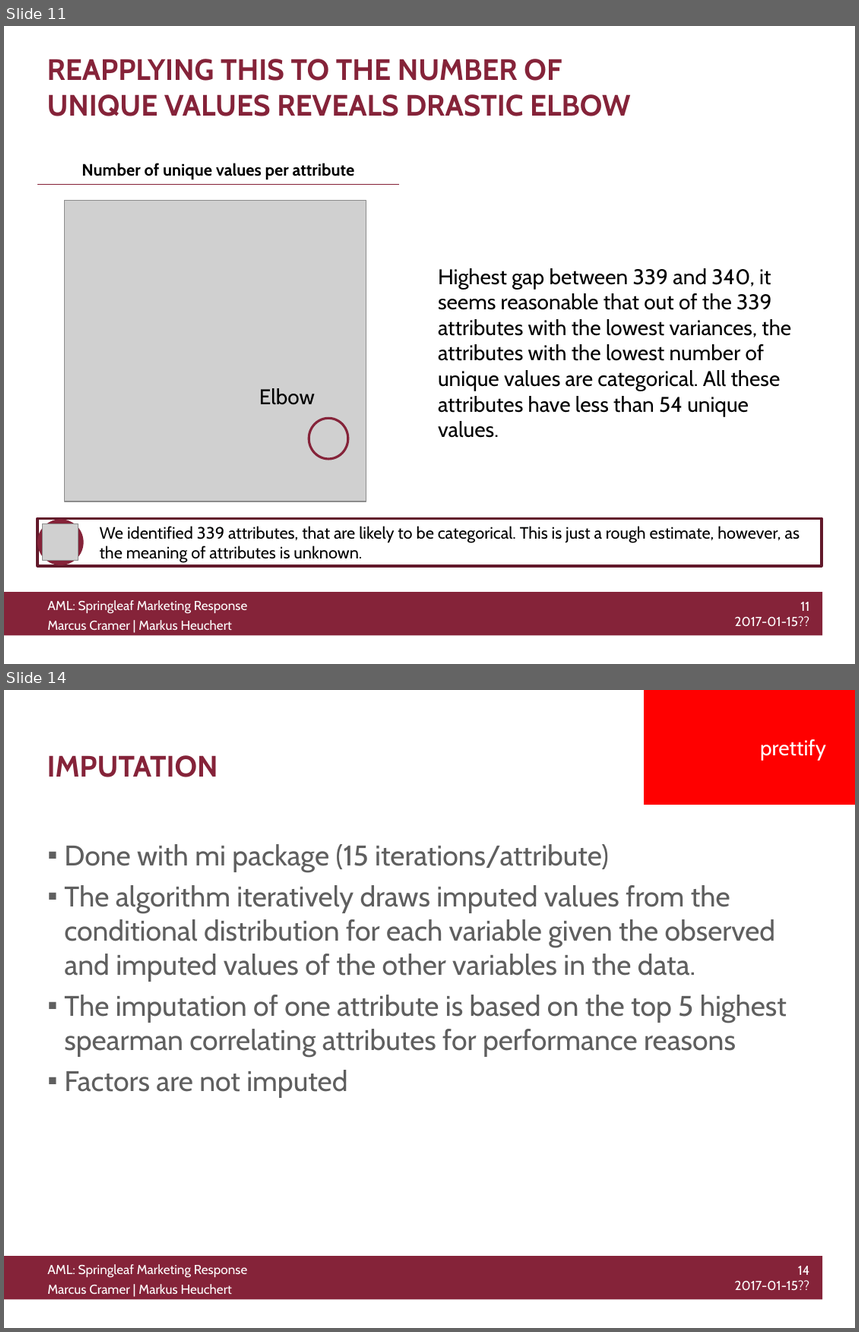
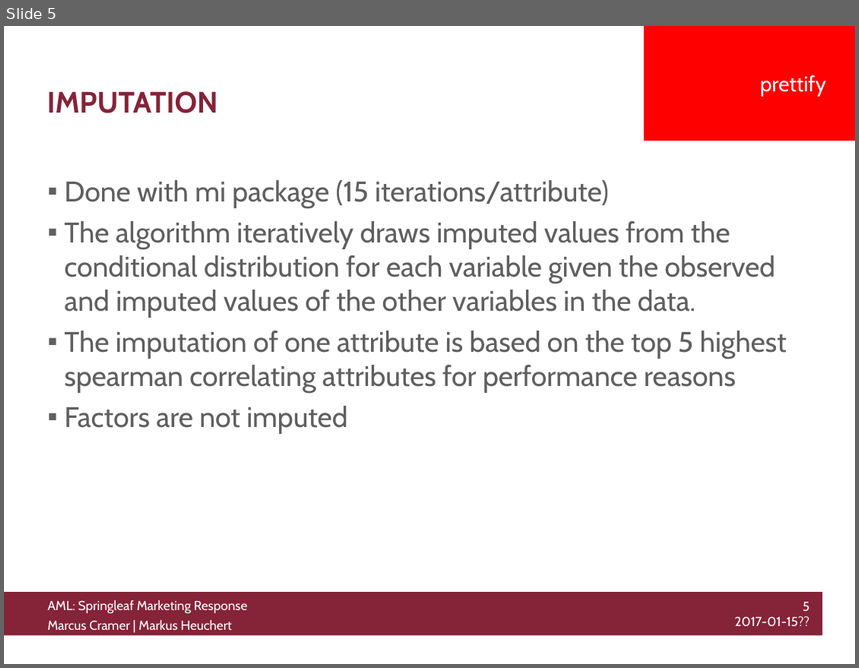
Before and after one commit to knusperman/AML_Springleaf, a slide deck: Presentation/presentation_outline.pptx. Shown one above the other, each under a label of ours: slides 11 and 14 before the commit, slide 5 after it; the slides between them are not shown. The pictures are 859x1332 and 859x668 pixels, drawn with LibreOffice and Linux fonts; fonts in the diff are those of the drawing; grey boxes stand for pictures; background and template pictures are left out. Boxes give left, top, right and bottom in pixels: in the first picture for what was removed or moved away, otherwise in the second. Text is boxed around its words. In the diff, an @@ line names an element or a change of style, - is before the commit and + after.

```diff
--- a/Presentation/presentation_outline.pptx
+++ b/Presentation/presentation_outline.pptx
@@ slide 11 removed at bbox=[4, 26, 855, 664], background #FFFFFF; not listed: 3 template elements that a slide beside it also shows @@
@@ title removed at bbox=[47, 59, 630, 116] @@
-REAPPLYING THIS TO THE NUMBER OF UNIQUE VALUES REVEALS DRASTIC ELBOW
@@ line removed from (37, 184) to (400, 184) @@
@@ text removed at bbox=[82, 163, 355, 180] @@
-Number of unique values per attribute
@@ picture removed at bbox=[65, 201, 366, 502] @@
@@ text removed at bbox=[438, 268, 791, 438] @@
-Highest gap between 339 and 340, it seems reasonable that out of the 339 attributes with the lowest variances, the attributes with the lowest number of unique values are categorical. All these attributes have less than 54 unique values.
@@ text removed at bbox=[259, 389, 315, 405] @@
-Elbow
@@ ellipse removed at bbox=[309, 418, 348, 459] @@
@@ rectangle removed at bbox=[37, 518, 822, 566] @@
@@ ellipse removed at bbox=[37, 520, 83, 566] @@
@@ picture removed at bbox=[42, 525, 78, 560] @@
@@ text removed at bbox=[100, 526, 800, 563] @@
-We identified 339 attributes, that are likely to be categorical. This is just a rough estimate, however, as the meaning of attributes is unknown.
@@ what was slide 14 is now slide 5 @@
@@ text at bbox=[735, 602, 810, 627]: text changed @@
-14
-2017-01-15??
+5
+2017-01-15??
```
Also in this commit, not shown: 3 slides changed, 8 slides added, 10 other slides removed, 1 other file.
